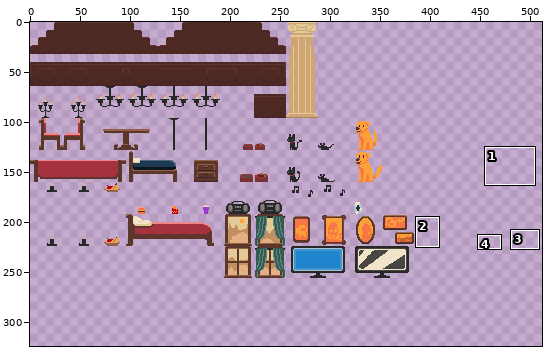
Sprite sheet, stored at assets/graphics/props/Props_Spritesheet.png. The first picture is a wide view before the edit; the outline marks the close-up.
Close-up. As it was:
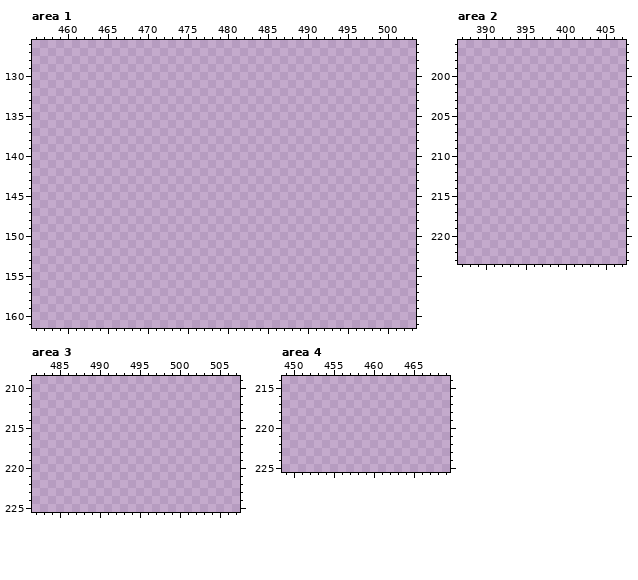
The file is 512x512 pixels. Colours within 5 levels of each other are drawn and written as one. Shown: area 1: x 456..503, y 126..161; area 2: x 387..407, y 196..223; area 3: x 482..507, y 209..225; area 4: x 449..469, y 214..225. The wide view leaves out empty margins. The commit also changed other parts of the picture, which this record leaves out.
After the commit:
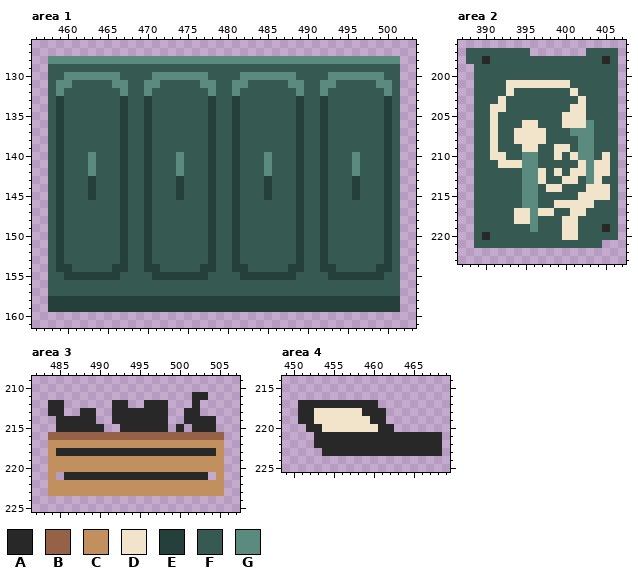
Palette (. is transparent): A #292828  B #956248  C #c28f5e  D #f2e4ca  E #25403a  F #365a52  G #5b8a7f
The edit:
Changed rows in their new state; - is an unchanged pixel.
Area 1:
first column x 458:
128 GGGGGGGGGGGGGGGGGGGGGGGGGGGGGGGGGGGGGGGGGGGG
129 FFFFFFFFFFFFFFFFFFFFFFFFFFFFFFFFFFFFFFFFFFFF
130 FFGGGGGGGFFFFGGGGGGGFFFFGGGGGGGFFFFGGGGGGGFF
131 FGGFFFFFGGFFGGFFFFFGGFFGGFFFFFGGFFGGFFFFFGGF
132 FGFFFFFFFGFFGFFFFFFFGFFGFFFFFFFGFFGFFFFFFFGF
133 FEFFFFFFFEFFEFFFFFFFEFFEFFFFFFFEFFEFFFFFFFEF
134 FEFFFFFFFEFFEFFFFFFFEFFEFFFFFFFEFFEFFFFFFFEF
135 FEFFFFFFFEFFEFFFFFFFEFFEFFFFFFFEFFEFFFFFFFEF
136 FEFFFFFFFEFFEFFFFFFFEFFEFFFFFFFEFFEFFFFFFFEF
137 FEFFFFFFFEFFEFFFFFFFEFFEFFFFFFFEFFEFFFFFFFEF
138 FEFFFFFFFEFFEFFFFFFFEFFEFFFFFFFEFFEFFFFFFFEF
139 FEFFFFFFFEFFEFFFFFFFEFFEFFFFFFFEFFEFFFFFFFEF
140 FEFFFGFFFEFFEFFFGFFFEFFEFFFGFFFEFFEFFFGFFFEF
141 FEFFFGFFFEFFEFFFGFFFEFFEFFFGFFFEFFEFFFGFFFEF
142 FEFFFGFFFEFFEFFFGFFFEFFEFFFGFFFEFFEFFFGFFFEF
143 FEFFFEFFFEFFEFFFEFFFEFFEFFFEFFFEFFEFFFEFFFEF
144 FEFFFEFFFEFFEFFFEFFFEFFEFFFEFFFEFFEFFFEFFFEF
145 FEFFFEFFFEFFEFFFEFFFEFFEFFFEFFFEFFEFFFEFFFEF
146 FEFFFFFFFEFFEFFFFFFFEFFEFFFFFFFEFFEFFFFFFFEF
147 FEFFFFFFFEFFEFFFFFFFEFFEFFFFFFFEFFEFFFFFFFEF
148 FEFFFFFFFEFFEFFFFFFFEFFEFFFFFFFEFFEFFFFFFFEF
149 FEFFFFFFFEFFEFFFFFFFEFFEFFFFFFFEFFEFFFFFFFEF
150 FEFFFFFFFEFFEFFFFFFFEFFEFFFFFFFEFFEFFFFFFFEF
151 FEFFFFFFFEFFEFFFFFFFEFFEFFFFFFFEFFEFFFFFFFEF
152 FEFFFFFFFEFFEFFFFFFFEFFEFFFFFFFEFFEFFFFFFFEF
153 FEFFFFFFFEFFEFFFFFFFEFFEFFFFFFFEFFEFFFFFFFEF
154 FEEFFFFFEEFFEEFFFFFEEFFEEFFFFFEEFFEEFFFFFEEF
155 FFEEEEEEEFFFFEEEEEEEFFFFEEEEEEEFFFFEEEEEEEFF
156 FFFFFFFFFFFFFFFFFFFFFFFFFFFFFFFFFFFFFFFFFFFF
157 FFFFFFFFFFFFFFFFFFFFFFFFFFFFFFFFFFFFFFFFFFFF
158 EEEEEEEEEEEEEEEEEEEEEEEEEEEEEEEEEEEEEEEEEEEE
159 EEEEEEEEEEEEEEEEEEEEEEEEEEEEEEEEEEEEEEEEEEEE
Area 2:
first column x 388:
197 FFFFFFFF-------FFFF
198 FFAFFFFFFFFFFFFFFAF
199 -FFFFFFFFFFFFFFFFFF
200 -FFFFFFFFFFFFFFFFFF
201 -FFFFDDDDDDDDFFFFFF
202 -FFFFDFFFFFFFDFFFFF
203 -FFFDFFFFFFFFFDFFFF
204 -FFDDFFFFFFFFDDFFFF
205 -FFDFFFFFFFFDDDFFFF
206 -FFDFFFDDFFFDDDGFFF
207 -FFDFFDDDDFFFGGGFFF
208 -FFDFFDDDDFFFFGGFFF
209 -FFDFFFDDFFDDFGGFFF
210 -FFDDFFGGFFDFDGGFDF
211 -FFFDDDGGFFFFFDGDDF
212 -FFFFFFGGDFDFDDGDDF
213 -FFFFFFGGDFFDDFGDFF
214 -FFFFFFGGFDDFFFDDDF
215 -FFFFFFGGFFFFFDDDDF
216 -FFFFFFGGFFDDDDDFFF
217 -FFFFFDDGDDFFDDFFFF
218 -FFFFFDDGFFFDDFFFFF
219 -FFFFFFFGFFFDDFFFAF
220 -FAFFFFFFFFFDDFFFFF
221 -FFFFFFFFFFFFFFFF--
Area 3:
first column x 484:
211 ------------------AA--
212 AA------AA--AAA---A---
213 AA--AA--AAAAAAA--AA---
214 -AAAAA--AAAAAAA--AAAA-
215 -AAAAAA--AAAAAA-A-AAA-
216 BBBBBBBBBBBBBBBBBBBBBB
217 CCCCCCCCCCCCCCCCCCCCCC
218 CAAAAAAAAAAAAAAAAAAAAC
219 CCCCCCCCCCCCCCCCCCCCCC
220 CCCCCCCCCCCCCCCCCCCCCC
221 C-AAAAAAAAAAAAAAAAAA-C
222 CCCCCCCCCCCCCCCCCCCCCC
223 CCCCCCCCCCCCCCCCCCCCCC
Area 4:
first column x 451:
217 AAAAAAAAAA--------
218 AADDDDDDAAA-------
219 AADDDDDDDAA-------
220 -AADDDDDDDAA------
221 --AAAAAAAAAAAAAAAA
222 --AAAAAAAAAAAAAAAA
223 ---AAAAAAAAAAAAAAA
Changed places in both close-ups, as pixel boxes (x1, y1, x2, y2):
added: (48, 56, 400, 312)
added: (466, 48, 618, 248)
added: (48, 392, 224, 496)
added: (298, 400, 442, 456)
